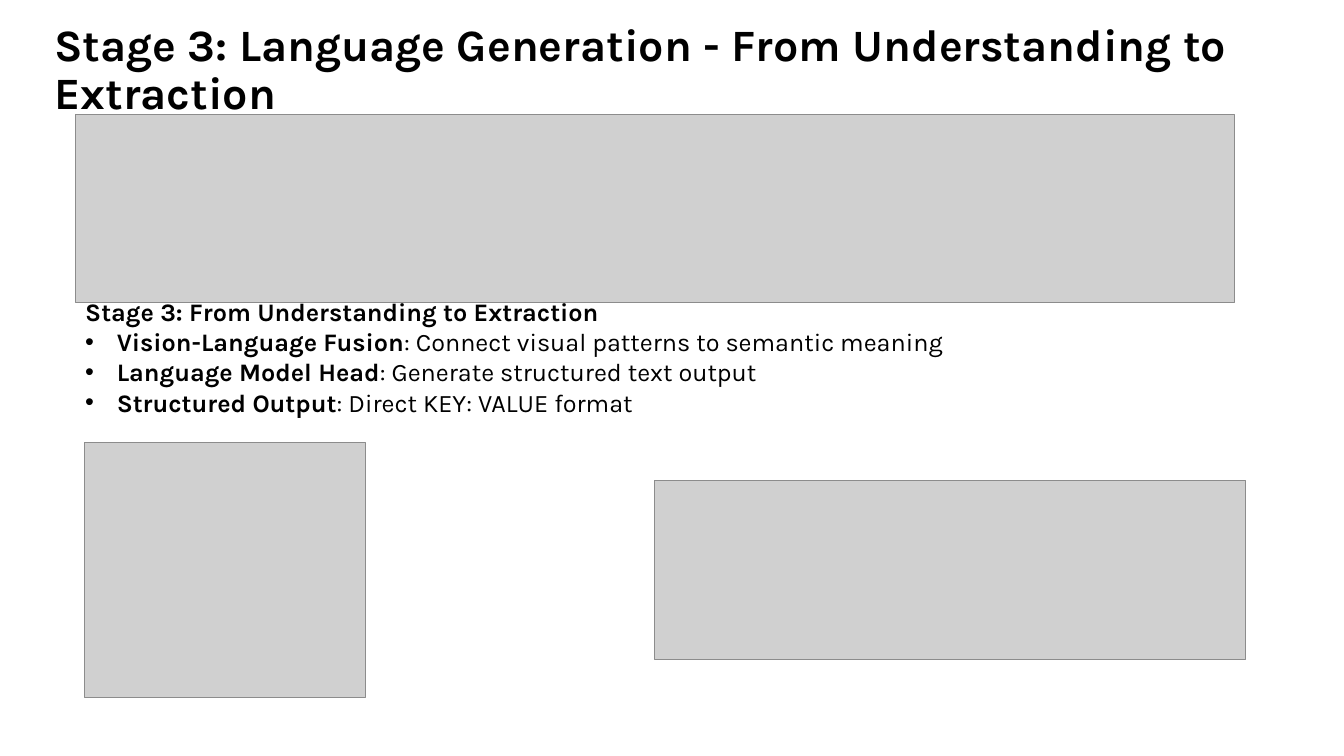
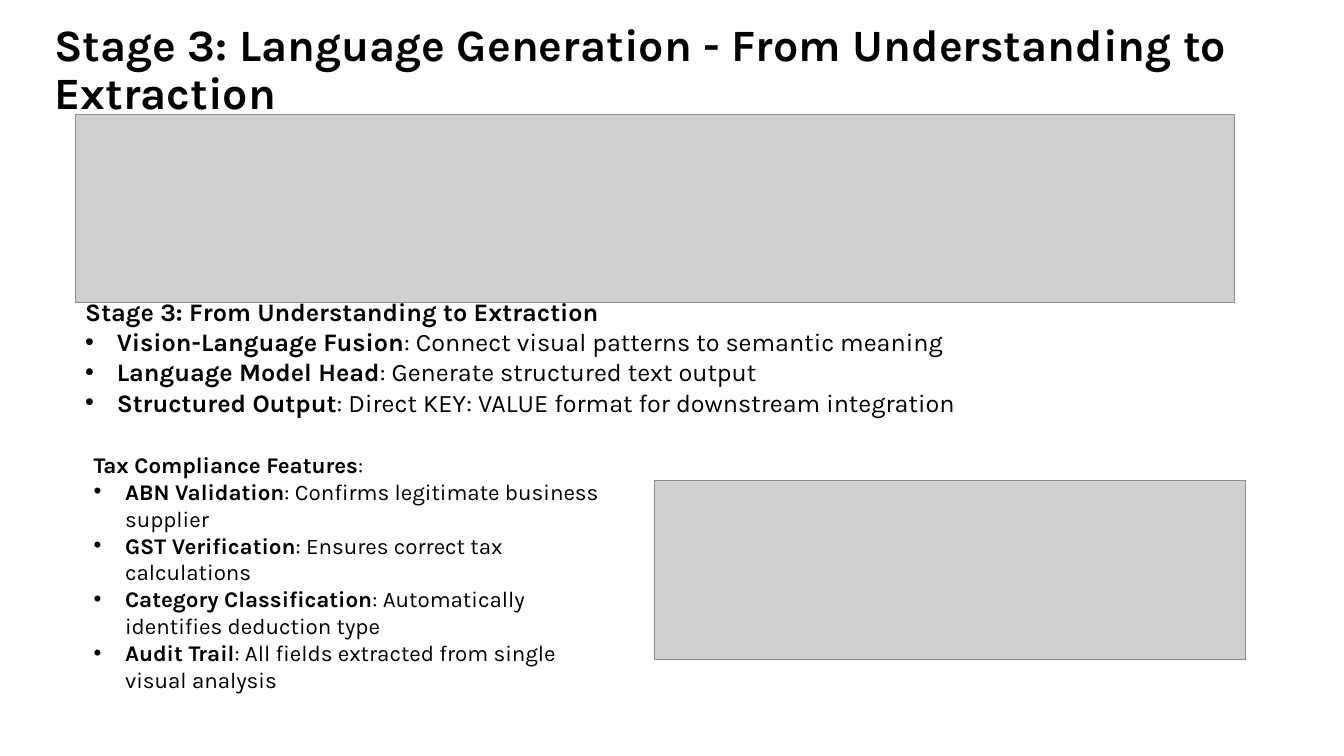
Before and after one commit to tmnestor/unified_vision_processor_minimal, a slide deck: slide 14 of presentation_materials/vision_transformers.pptx (slide 16 before the commit). Drawn at 1344x756 pixels with LibreOffice and Linux fonts; fonts in the diff are those of the drawing; grey boxes stand for pictures. Boxes give left, top, right and bottom in pixels: in the first picture for what was removed or moved away, otherwise in the second. Text is boxed around its words. In the diff, an @@ line names an element or a change of style, - is before the commit and + after.

Commit message:
✨ feat: update presentation materials for Vision Transformers with enhanced content and visuals

```diff
--- a/presentation_materials/vision_transformers.pptx
+++ b/presentation_materials/vision_transformers.pptx
@@ text at (x1=117, y1=394, x2=954, y2=418): text changed @@
-• Structured Output: Direct KEY: VALUE format
+• Structured Output: Direct KEY: VALUE format for downstream integration
@@ picture removed at (x1=85, y1=443, x2=366, y2=698) @@
@@ text added at (x1=94, y1=457, x2=599, y2=694), 16 pt, text #000000 @@
+Tax Compliance Features:
+• ABN Validation: Confirms legitimate business supplier
+• GST Verification: Ensures correct tax calculations
+• Category Classification: Automatically identifies deduction type
+• Audit Trail: All fields extracted from single visual analysis
```
Also in this commit, not shown: 6 other slides changed, 3 slides added, 5 slides removed.
